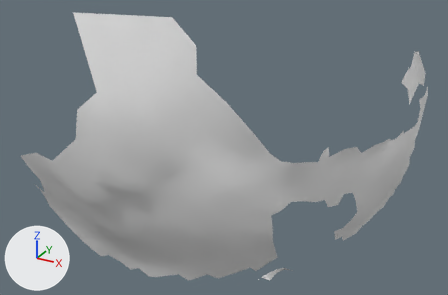
The OBJ model res/final/onecam_fullvolume/01/cleanedup/FullVolium.000261.obj, before and after one commit.
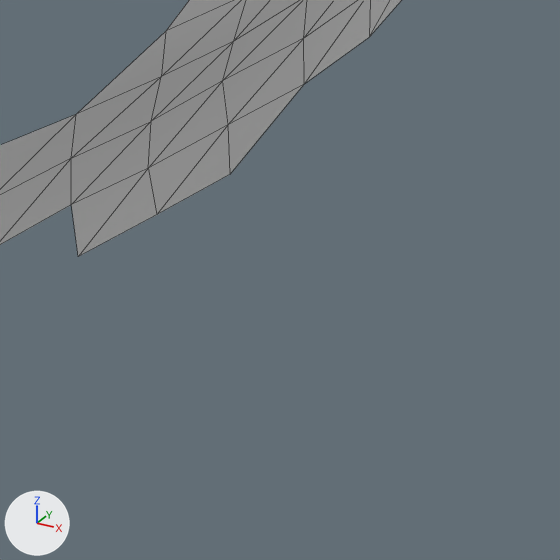
Each version is shown whole from a 50 mm camera at (115.9, -397.8, 1009.9) aimed at (11.0, -207.1, 914.6), then close up on the part from 75% to 86% of the width and 74% to 91% of the height. The lights are fixed; the arrows at lower left show +X, +Y and +Z. The close-ups show mesh edges as thin lines. Where no turn or scale is listed for an object, it has been applied to the vertices.

The older version as bpy lines, for what is in view:
```python
me_fullvolium_000261 = bpy.data.meshes.new('FullVolium.000261')
me_fullvolium_000261.from_pydata(...)  # 496 vertices, 851 faces; spans x -44.2..78.7, y -268.7..-134.8, z 863.1..973.8
# before: 5 (65.5, -209.1, 893.6) at pixel (230, 174), 6 (67.3, -207.8, 896.7) at pixel (304, 84), 7 (65.9, -211.2, 896.6) at pixel (228, 124), 11 (64.2, -212.5, 893.5) at pixel (156, 214)
ob_fullvolium_000261 = bpy.data.objects.new('FullVolium.000261', me_fullvolium_000261)
ob_fullvolium_000261.location = (0.0, 0.0, 0.0)
```
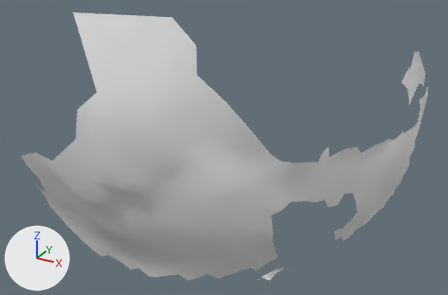
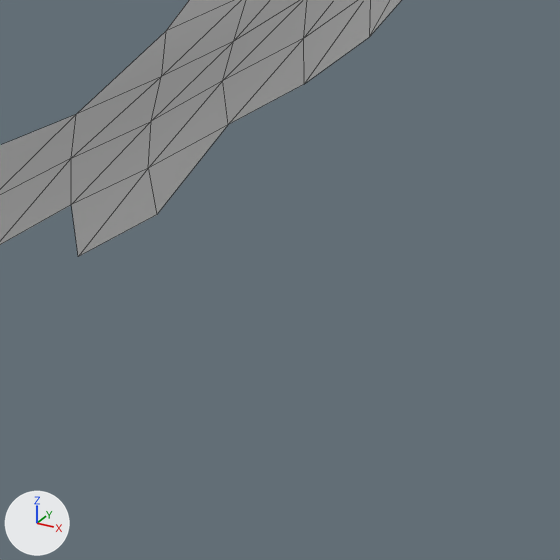
Edits to the bpy script that builds the scene:
```text
Change me_fullvolium_000261:
    where me_fullvolium_000261.from_pydata(...)  # 496 vertices, 851 faces; spans x -44.2..78.7, y -268.7..-134.8, z 863.1..973.8
    used by ob_fullvolium_000261; location = (0.0, 0.0, 0.0)
    verts and faces of me_fullvolium_000261; kept vertices keep their numbers, new ones are numbered from 496
    me_fullvolium_000261 part 1
    add delete_vertices([5])  # with the faces that use them
```

Boxes (x1, y1, x2, y2) around the edits, measured in the close-ups (560 x 560 px):
part 1 of me_fullvolium_000261, deleted: before (158, 84, 304, 214)
